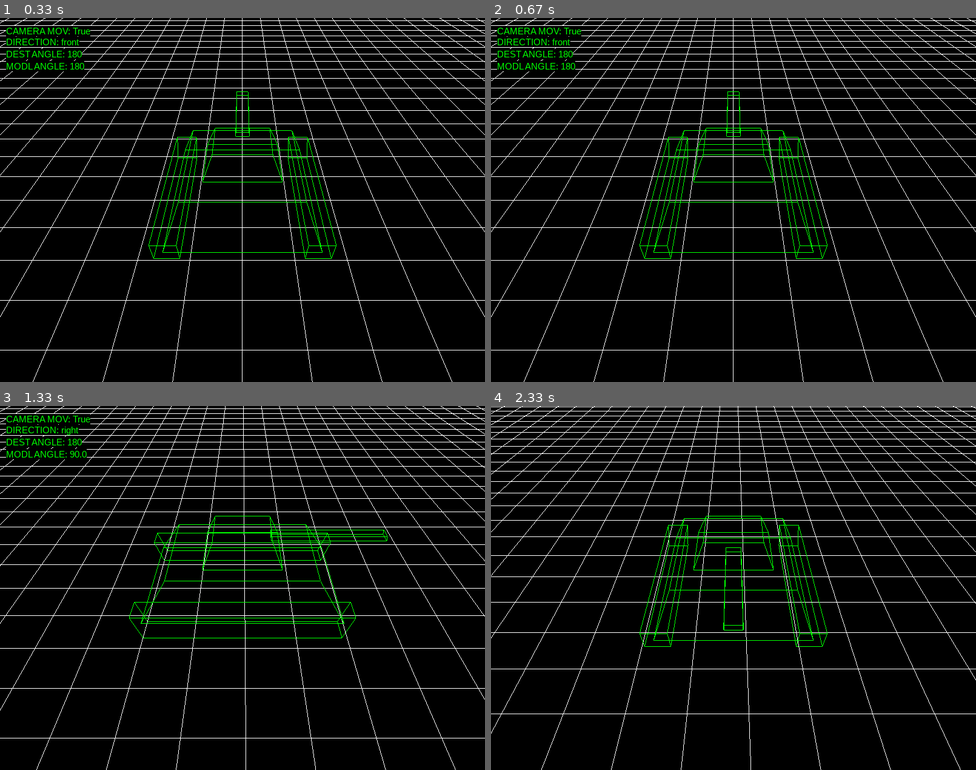
Above: before the commit, frames 1-4 (two rows, left to right).
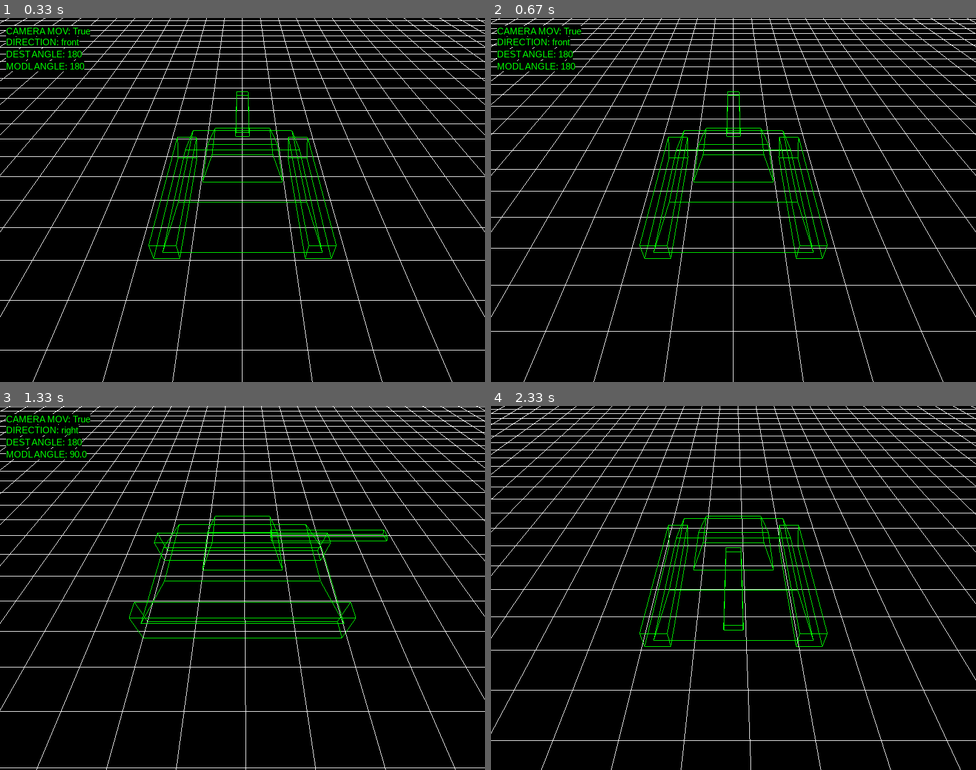
Above: after the commit, the same moments.

Repository: antonioam82/tank_controller
Game: pygame game, started from tank_demo_0.py
Same seed, same stepped clock (60 frames per second), same inputs: the game is played once before the commit and once after it.
Inputs:
- Up to frame 1 (0.33 s): no input
- Up to frame 2 (0.67 s): hold Up from 0.33 s (still down)
- Up to frame 3 (1.33 s): release Up at 0.8 s; hold Right from 0.83 s (still down)
- Up to frame 4 (2.33 s): release Right at 1.47 s; hold Down 1.5-1.87 s; tap J at 1.57, 1.97, 2.27 s; hold Left from 1.9 s (still down)

Frame 1 is identical in both runs. In frame 2, 6.8% of the frame differs, in the area x 0-100%, y 0-92%; in frame 3, 7.0%; in frame 4, 7.1%.

Commit message:
UPDATE 2-2

Diff:
--- a/tank_demo_0.py
+++ b/tank_demo_0.py
@@ -175,11 +175,14 @@
                     running = False
 
                 elif e.key == K_UP:
-                    rotating = True
-                    grid_mov_z = 0.0
-                    grid_mov_x = 0.0
-                    #dest_model_angle = 180
                     new_direction = 'front'
+                    if direction != new_direction:
+                        rotating = True
+                        grid_mov_z = 0.0
+                        grid_mov_x = 0.0
+                    else:
+                        grid_mov_x = 0.0
+                        grid_mov_z = 0.05
 
                 elif e.key == K_DOWN:
                     rotating = True
